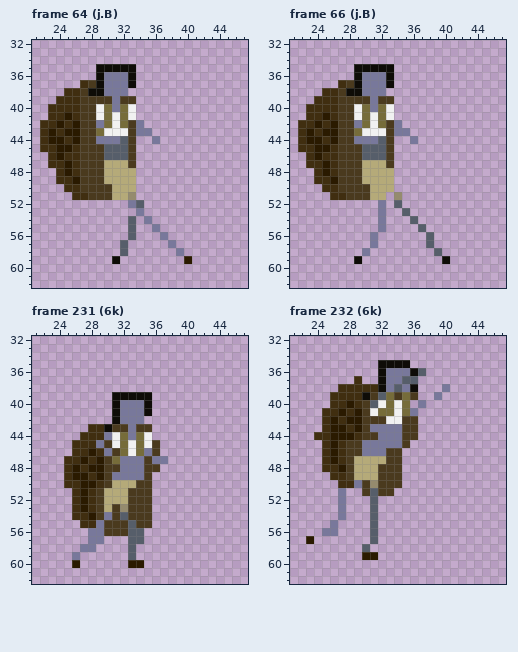
Pixel-art file, stored at GWS/Sprites/Movesets/SL Moveset/SL_Full_Moveset.ase. The first picture shows the starting point.
64x64 pixels, 236 frames. Shown: frame 64 (j.B): x 21..47, y 32..62; frame 66 (j.B): x 21..47, y 32..62; frame 231 (6k): x 21..47, y 32..62; frame 232 (6k): x 21..47, y 32..62. The commit also changed other frames, which this record leaves out.
And afterwards:
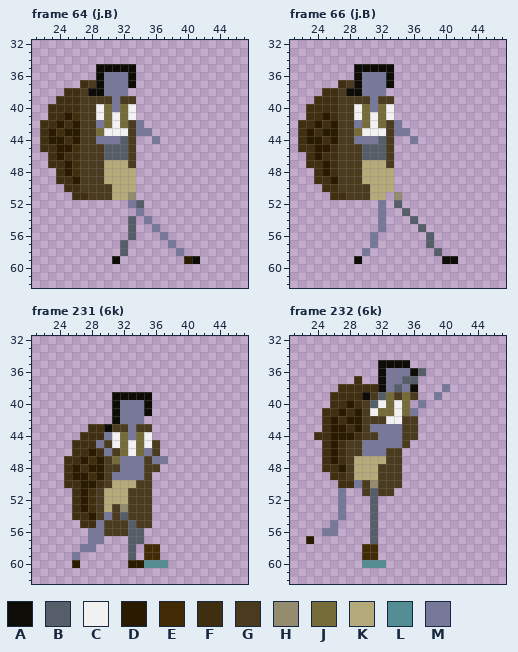
Palette (. is transparent): A #0e0c07  B #565e6a  C #f1f1f1  D #2a1a00  E #422a05  F #402e10  G #4a3a1e  H #958b6e  J #766c3a  K #b5aa79  L #548d93  M #78789b
What changed:
{"where": "frame 64 (j.B), layer \"Layer 1\""}
{"frame":64,"y":59,"x":41,"old":".","new":"A"}
{"where": "frame 66 (j.B), layer \"Layer 1\""}
{"frame":66,"y":59,"x":41,"old":".","new":"A"}
{"where": "frame 231 (6k), layer \"Layer 1\""}
{"frame":231,"y":58,"x":35,"old":"..","new":"EE"}
{"frame":231,"y":59,"x":35,"old":"..","new":"EE"}
{"frame":231,"y":60,"x":35,"old":"...","new":"LLL"}
{"where": "frame 232 (6k), layer \"Layer 2\""}
{"frame":232,"y":58,"x":30,"old":"B.","new":"EE"}
{"frame":232,"y":59,"x":30,"old":"DD","new":"EE"}
{"frame":232,"y":60,"x":30,"old":"...","new":"LLL"}
{"label":"added","picture_box":[192,256,200,264]}
{"label":"added","picture_box":[450,256,458,264]}
{"label":"added","picture_box":[144,544,168,568]}
{"label":"changed","picture_box":[362,544,386,568]}
